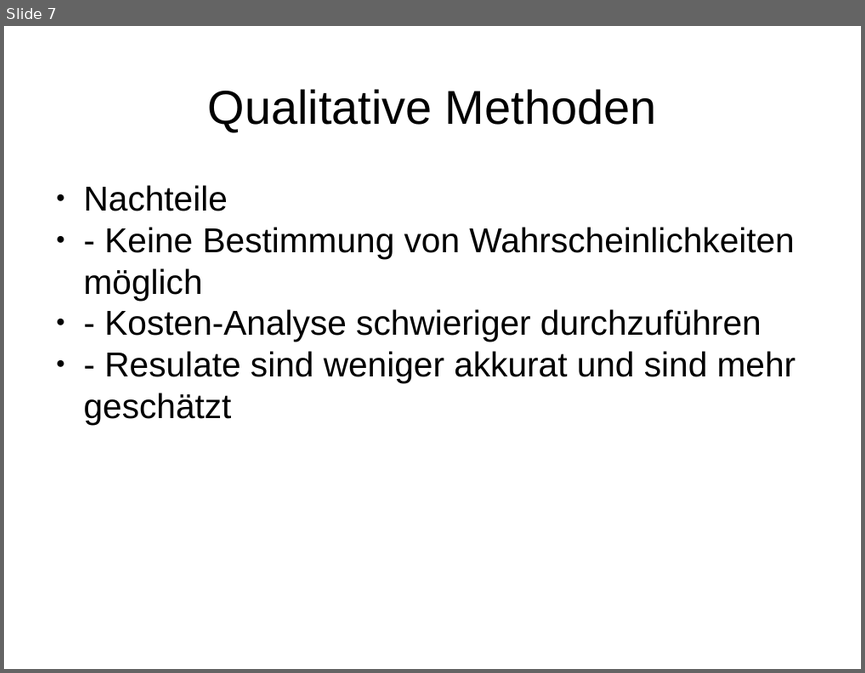
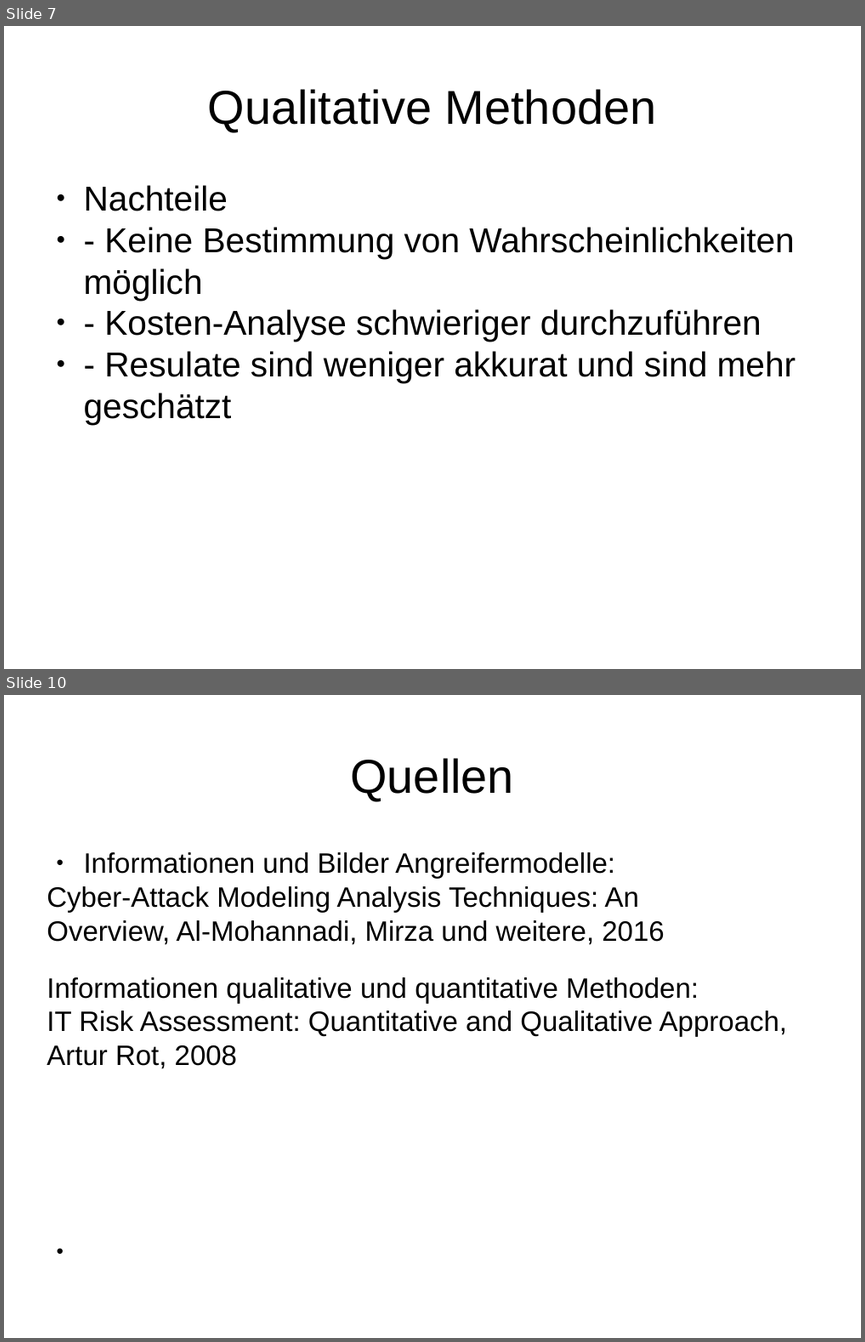
Before and after one commit to LennartDuemke/Sicherheit, a slide deck: Präsentationen/Risiken_bewerten.pptx. Shown one above the other, each under a label of ours: slide 7 before the commit, slides 7 and 10 after it; the slides between them are not shown. The pictures are 865x673 and 865x1342 pixels, drawn with LibreOffice and Linux fonts; fonts in the diff are those of the drawing. Boxes give left, top, right and bottom in pixels: in the first picture for what was removed or moved away, otherwise in the second. Text is boxed around its words. In the diff, an @@ line names an element or a change of style, - is before the commit and + after.

```diff
--- a/Präsentationen/Risiken_bewerten.pptx
+++ b/Präsentationen/Risiken_bewerten.pptx
@@ slide 10 added at box(4, 695, 861, 1338), background #FFFFFF @@
@@ text added at box(350, 758, 513, 801), 44 pt, text #000000 @@
+Quellen
@@ text added at box(46, 852, 787, 1069), 26 pt, text #000000 @@
+● Informationen und Bilder Angreifermodelle:
+Cyber-Attack Modeling Analysis Techniques: An
+Overview, Al-Mohannadi, Mirza und weitere, 2016
+Informationen qualitative und quantitative Methoden:
+IT Risk Assessment: Quantitative and Qualitative Approach,
+Artur Rot, 2008
```
Also in this commit, not shown: 3 slides changed.
